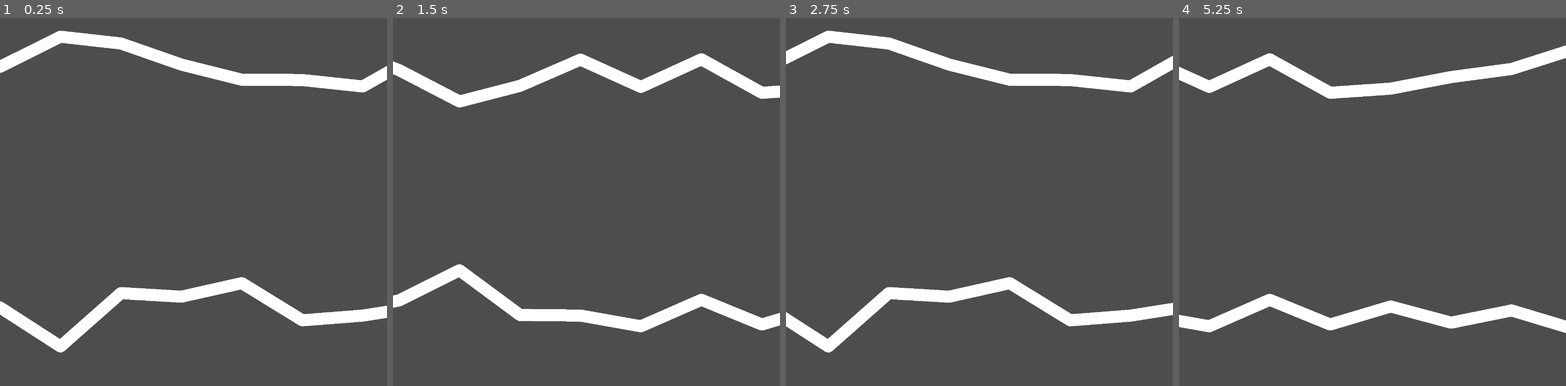
Above: before the commit, frames 1-4 (left to right).
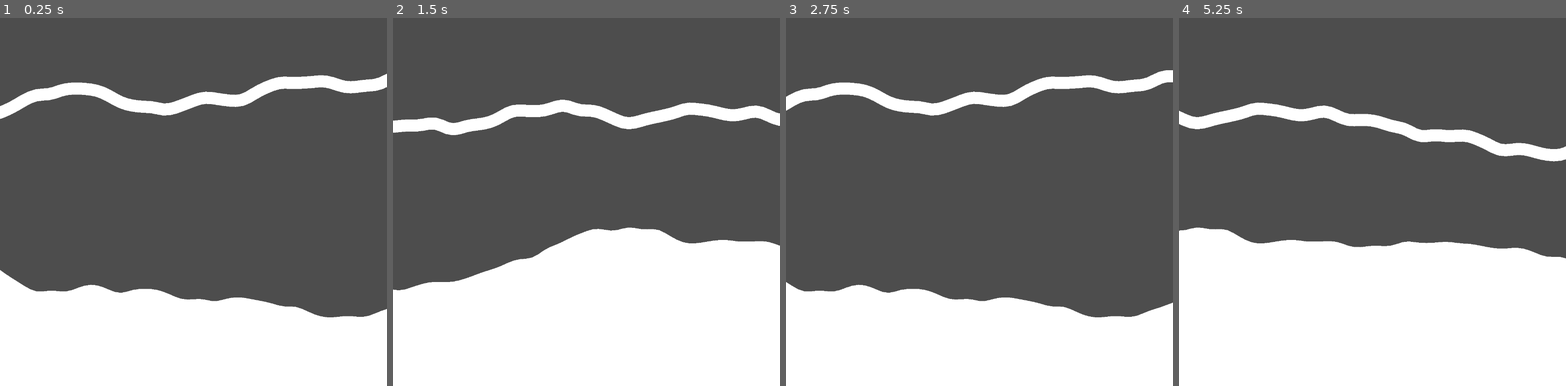
Above: after the commit, the same moments.

Repository: tanmayrajk/kinda-like-linerider-ig
Game: Godot game, scene res://scenes/procedural_terrain.tscn
The game is run twice, just before and just after one commit, with the same random seed, the same clock (stepped at 60 frames per second) and the same inputs. This scene is started directly instead of the project's main scene.
Inputs (mouse positions are in pixels of both pictures, inside the frame that each line leads up to):
- Up to frame 1 (0.25 s): no input
- Up to frame 2 (1.5 s): tap Enter at 0.5 s; move the mouse to (671, 172) at 0.52 s; hold D (move_right) 0.53-1.25 s; tap Alt at 0.6 s; click (671, 172) at 0.67 s; tap Space (jump) at 0.77 s; drag from (509, 213) to (567, 268) at 1.27 s
- Up to frame 3 (2.75 s): tap Space (jump) at 2 s; move the mouse to (1018, 106) at 2.02 s; hold A (move_left) from 2.03 s (still down); tap Alt at 2.1 s
- Up to frame 4 (5.25 s): release A (move_left) at 2.75 s; drag from (1353, 268) to (1256, 135) at 2.77 s; tap Enter at 3.5 s; move the mouse to (1488, 249) at 3.52 s; hold D (move_right) 3.53-4.25 s; tap Alt at 3.6, 5.1 s; tap Space (jump) at 3.77, 5 s; drag from (1256, 135) to (1314, 95) at 4.27 s; move the mouse to (1391, 190) at 5.02 s; hold D (move_right) from 5.03 s (still down); click (1391, 190) at 5.17 s

The runs differ from the first frame. In frame 1, 28% of the frame differs, in the area x 0-100%, y 3-100%; in frame 2, 41%; in frame 3, 28%; in frame 4, 43%, in the area x 0-100%, y 7-100%.

Commit message:
it's a polygon now!

Diff:
--- a/scenes/procedural_terrain.tscn
+++ b/scenes/procedural_terrain.tscn
@@ -6,13 +6,16 @@
 script = ExtResource("1_lkupf")
 
 [node name="bottom_line" type="Line2D" parent="." unique_id=1963120348]
-position = Vector2(0, 255)
+position = Vector2(0, 224)
 joint_mode = 2
 begin_cap_mode = 2
 end_cap_mode = 2
 
 [node name="top_line" type="Line2D" parent="." unique_id=695557776]
-position = Vector2(0, 56)
+position = Vector2(0, 94)
 joint_mode = 2
 begin_cap_mode = 2
 end_cap_mode = 2
+
+[node name="bottom_gon" type="Polygon2D" parent="." unique_id=148778136]
+position = Vector2(0, 224)
--- a/scripts/procedural_terrain.gd
+++ b/scripts/procedural_terrain.gd
@@ -8,23 +8,29 @@
 @onready var bottom_line: Line2D = $bottom_line
 @onready var top_line: Line2D = $top_line
 
+@onready var bottom_gon: Polygon2D = $bottom_gon
+
 func generate_terrain(noise: FastNoiseLite):
-	for x in range(0, 5000, 50):
+	for x in range(0, 5000, 5):
 		var y = noise.get_noise_1d(x) * 70.0
 
 		points.append(Vector2(x, y))
 
-	print(points)
-
 # Called when the node enters the scene tree for the first time.
 func _ready() -> void:
-	bottom_noise.frequency = 0.01
+	bottom_noise.frequency = 0.002
 	bottom_noise.seed = randi()
-	top_noise.frequency = 0.01
+	top_noise.frequency = 0.002
 	top_noise.seed = randi()
 	generate_terrain(bottom_noise)
-	for point in points:
-		bottom_line.add_point(point)
+	var gon_points := points.duplicate()
+
+	gon_points.append(Vector2(5000, 500))
+	gon_points.append(Vector2(0, 500))
+
+	bottom_gon.polygon = gon_points
+	#for point in points:
+		#bottom_line.add_point(point)
 	points.clear()
 	generate_terrain(top_noise)
 	for point in points:
